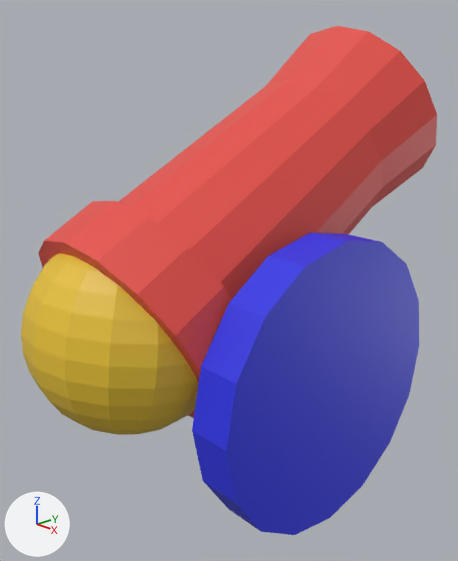
Renders of the Blender file canon.blend from each side of a commit.
Both versions are drawn from a 50 mm camera at (4.77, -4.67, 3.53) aimed at (-0.02, -0.1, 1.31). Every picture has the same lights, and +X, +Y and +Z are marked at lower left.
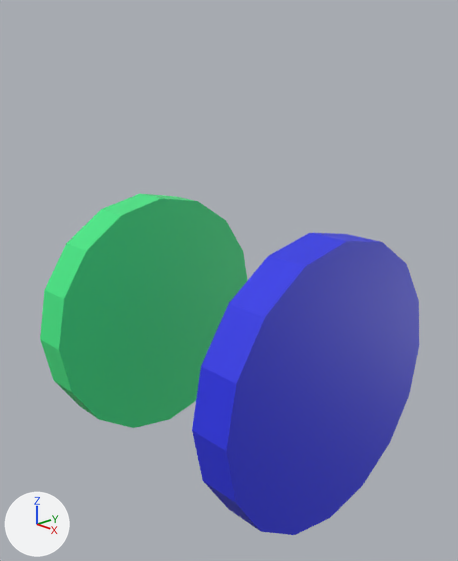
What changed in the scene script:
```text
Change ob_cylinder:
    add ob_cylinder.hide_set(True)
Change ob_sphere:
    add ob_sphere.hide_set(True)
```

Changed parts and their boxes (x1, y1, x2, y2) in the pictures (458 x 561 px):
'Cylinder', hidden (red): before (38, 26, 437, 418)
'Sphere', hidden (yellow): before (21, 253, 198, 435)
'Cylinder.002', unchanged, uncovered by the edit: after (40, 194, 248, 428)
